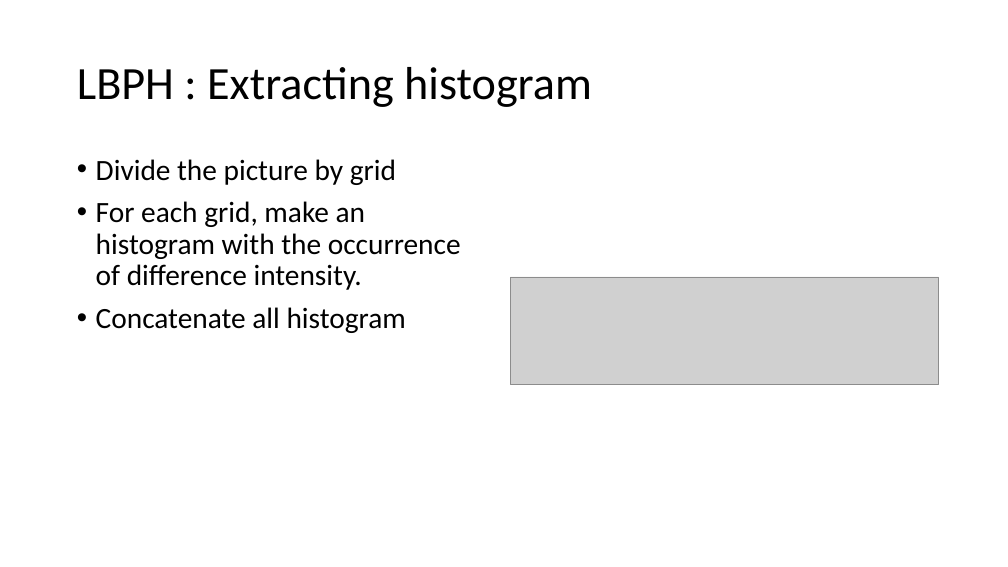
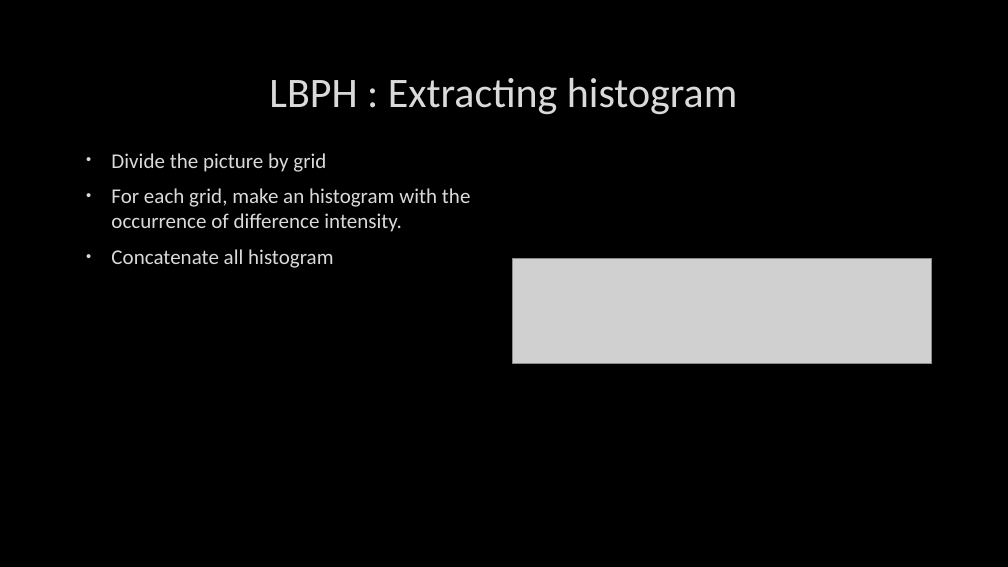
Before and after one commit to ElliotGerard123/FaceRecognition, a slide deck: slide 10 of First approach.pptx. Drawn at 1008x567 pixels with LibreOffice and Linux fonts; fonts in the diff are those of the drawing; grey boxes stand for pictures; background and template pictures are left out. Boxes give left, top, right and bottom in pixels: in the first picture for what was removed or moved away, otherwise in the second. Text is boxed around its words. In the diff, an @@ line names an element or a change of style, - is before the commit and + after.

```diff
--- a/First approach.pptx
+++ b/First approach.pptx
@@ background #FFFFFF to picture (left out) @@
@@ title "LBPH : Extracting histogram": place and size @@
-title "LBPH : Extracting histogram" at <box>77,67,592,107</box>
+title "LBPH : Extracting histogram" at <box>269,78,737,115</box>
@@ title "LBPH : Extracting histogram" at <box>269,78,737,115</box>: size 44 to 40 pt, text colour #000000 to #DADADA, letter outline none to #404040 0.75 pt; alignment left to centre; line spacing 0.9 to 1 @@
@@ text "Divide the picture by grid": place and size @@
-text "Divide the picture by grid" at <box>96,159,461,333</box>
+text "Divide the picture by grid" at <box>111,153,471,268</box>
@@ text "Divide the picture by grid" at <box>111,153,471,268</box>: size 28 to 20 pt, text colour #000000 to #DADADA, letter outline none to #404040 0.75 pt; indent changed; line spacing 0.9 to 1 @@
@@ picture: place and size @@
-picture at <box>510,277,939,384</box>
+picture at <box>513,259,932,364</box>
```
Also in this commit, not shown: 11 other slides changed, 2 slides added, 2 slides removed.
